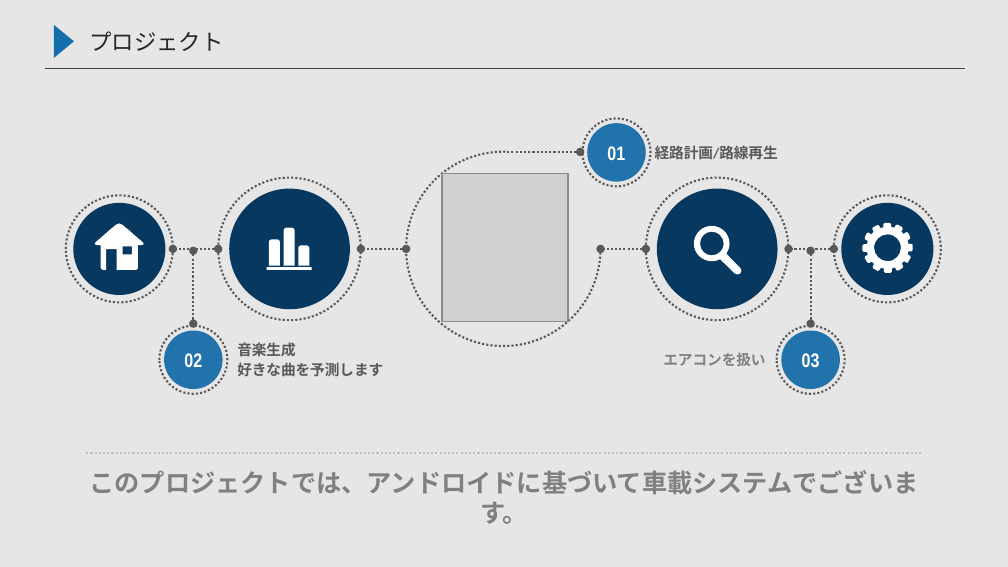
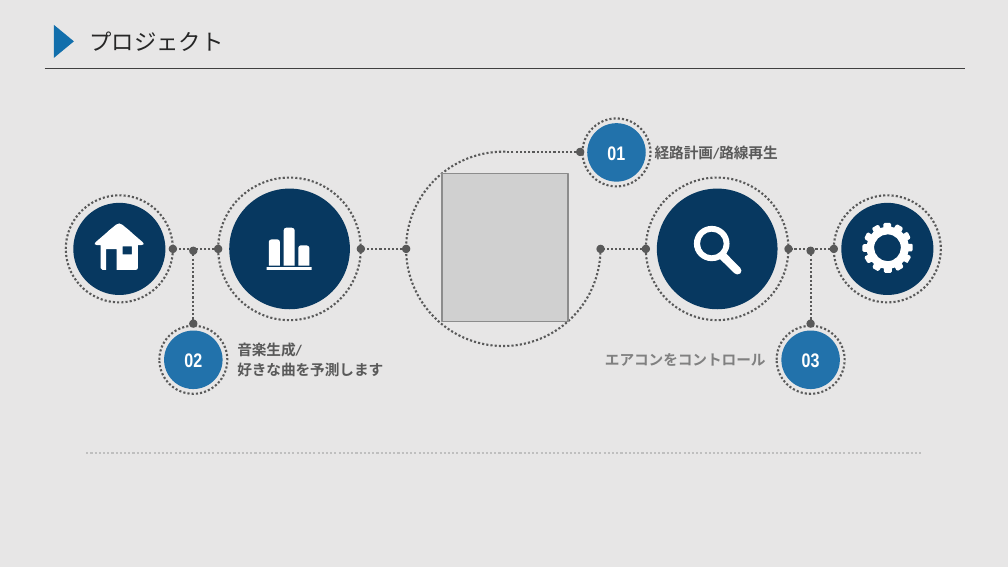
Before and after one commit to mashihao/GoogleMap, a slide deck: slide 7 of 中間発表会(尹鴻濤).pptx. Drawn at 1008x567 pixels with LibreOffice and Linux fonts; fonts in the diff are those of the drawing; grey boxes stand for pictures. Boxes give left, top, right and bottom in pixels: in the first picture for what was removed or moved away, otherwise in the second. Text is boxed around its words. In the diff, an @@ line names an element or a change of style, - is before the commit and + after.

```diff
--- a/中間発表会(尹鴻濤).pptx
+++ b/中間発表会(尹鴻濤).pptx
@@ text at [237, 342, 302, 356]: text changed @@
-音楽生成
+音楽生成/
@@ text at [605, 353, 766, 366]: text changed @@
-エアコンを扱い
+エアコンをコントロール
@@ text removed at [89, 470, 918, 494] @@
-このプロジェクトでは、アンドロイドに基づいて車載システムでございます。
```
Also in this commit, not shown: 3 other slides changed, 3 slides removed.
